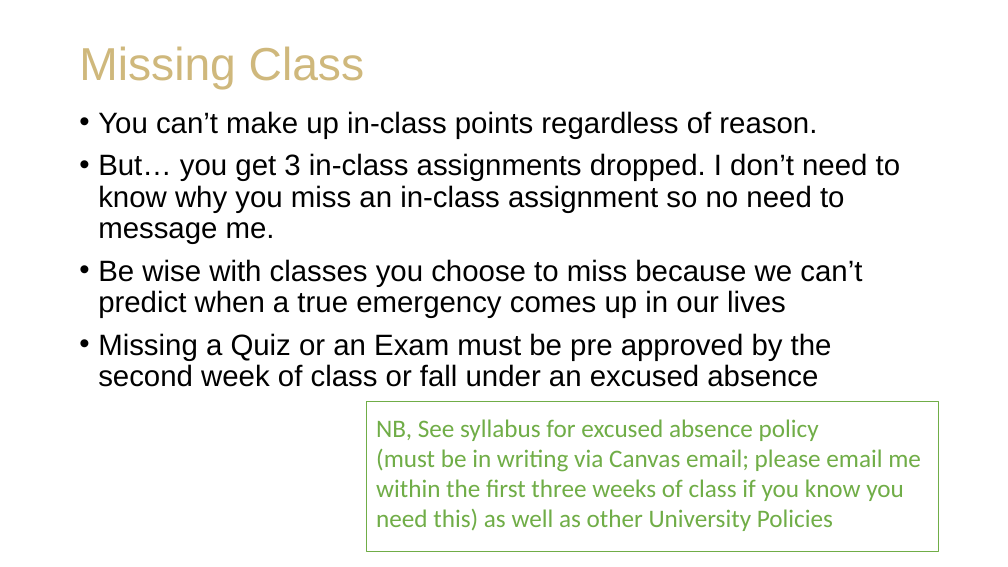
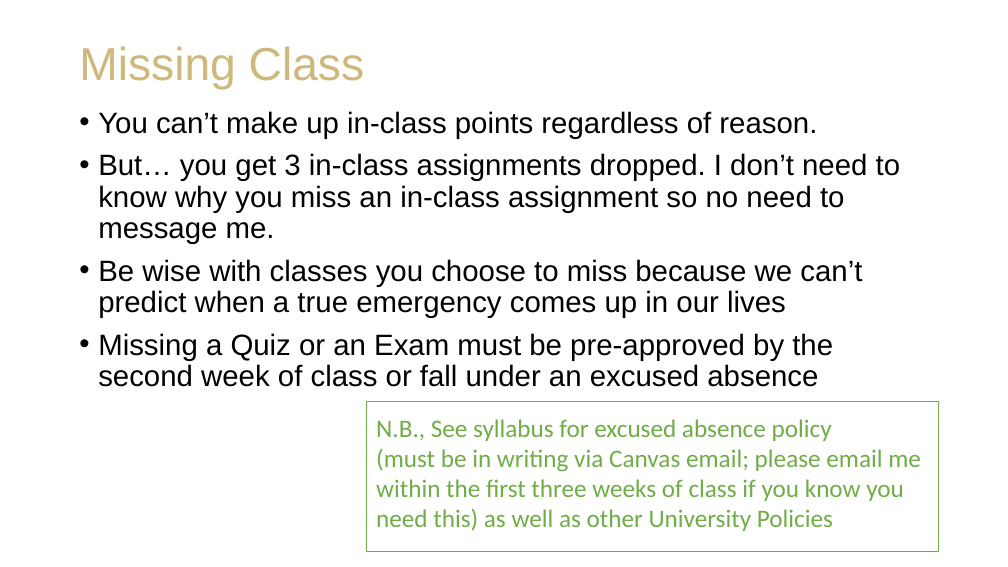
Before and after one commit to staylorx/cu-leeds-baim3220, a slide deck: slide 11 of Week 1/BAIM 3220_ Introductions and Course Expectations.pptx. Drawn at 1008x567 pixels with LibreOffice and Linux fonts; fonts in the diff are those of the drawing; background and template pictures are left out. Boxes give left, top, right and bottom in pixels: in the first picture for what was removed or moved away, otherwise in the second. Text is boxed around its words. In the diff, an @@ line names an element or a change of style, - is before the commit and + after.

Commit message:
Ready for week1

```diff
--- a/Week 1/BAIM 3220_ Introductions and Course Expectations.pptx
+++ b/Week 1/BAIM 3220_ Introductions and Course Expectations.pptx
@@ text at [98, 333, 833, 387]: text changed @@
-• Missing a Quiz or an Exam must be pre approved by the second week of class or fall under an excused absence
+• Missing a Quiz or an Exam must be pre-approved by the second week of class or fall under an excused absence
@@ text in rectangle at [376, 419, 832, 441]: text changed @@
-NB, See syllabus for excused absence policy
+N.B., See syllabus for excused absence policy
```
Also in this commit, not shown: 7 other slides changed, 5 other files.
